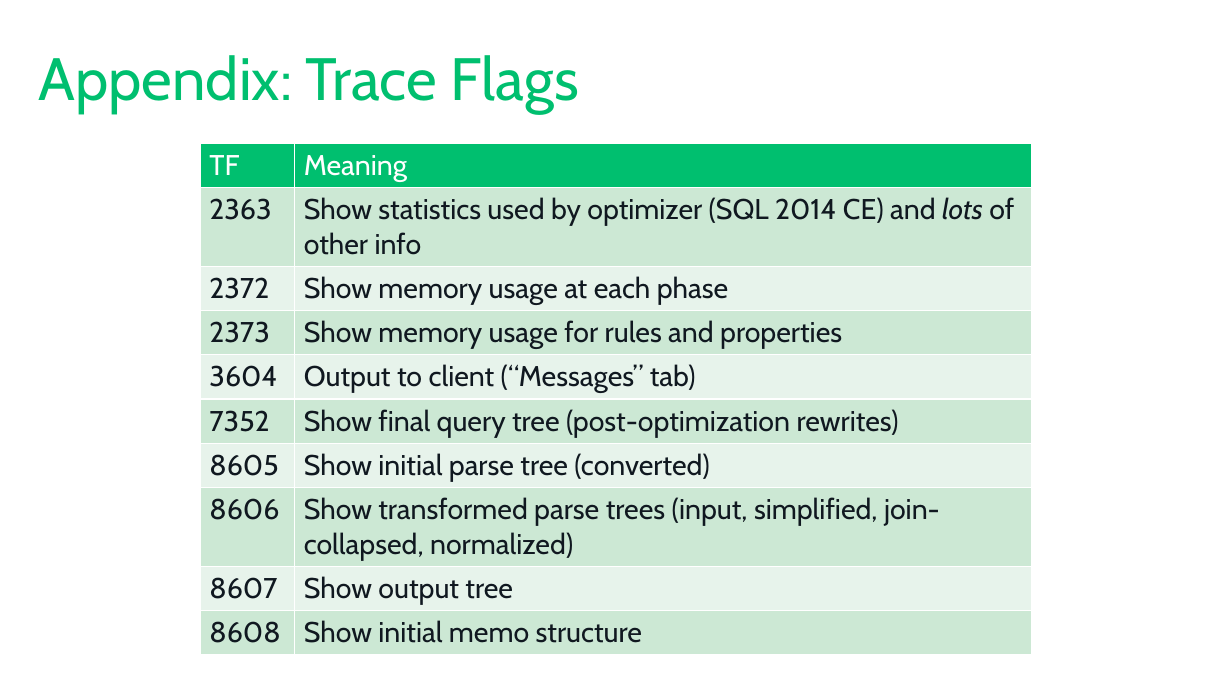
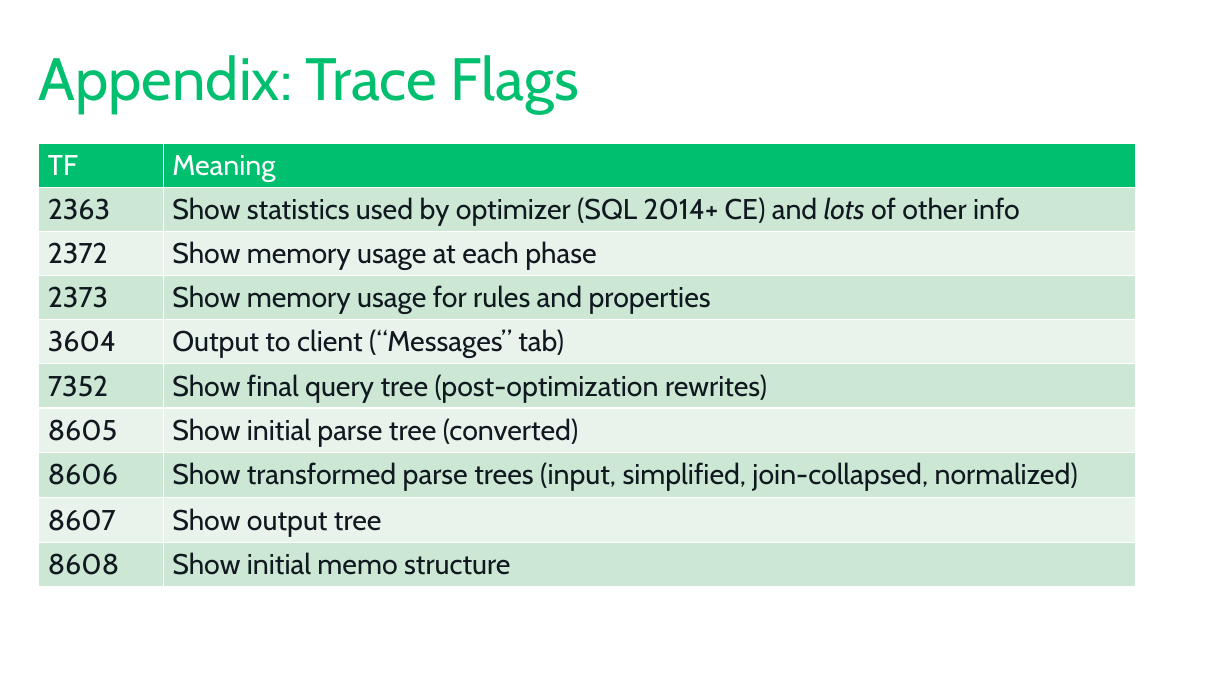
Before and after one commit to tf3604/OptimizerPresentation, a slide deck: slide 57 of Optimizer.pptx. Drawn at 1232x693 pixels with LibreOffice and Linux fonts; fonts in the diff are those of the drawing; background and template pictures are left out. Boxes give left, top, right and bottom in pixels: in the first picture for what was removed or moved away, otherwise in the second. Text is boxed around its words. In the diff, an @@ line names an element or a change of style, - is before the commit and + after.

```diff
--- a/Optimizer.pptx
+++ b/Optimizer.pptx
@@ table at (38,143,1134,586) @@
-row 2, column 2: Show statistics used by optimizer (SQL 2014 CE) and lots of other info
+row 2, column 2: Show statistics used by optimizer (SQL 2014+ CE) and lots of other info
@@ table: place and size @@
-table at (200,143,1033,647)
+table at (38,143,1134,586)
```
Also in this commit, not shown: 11 other slides changed.
